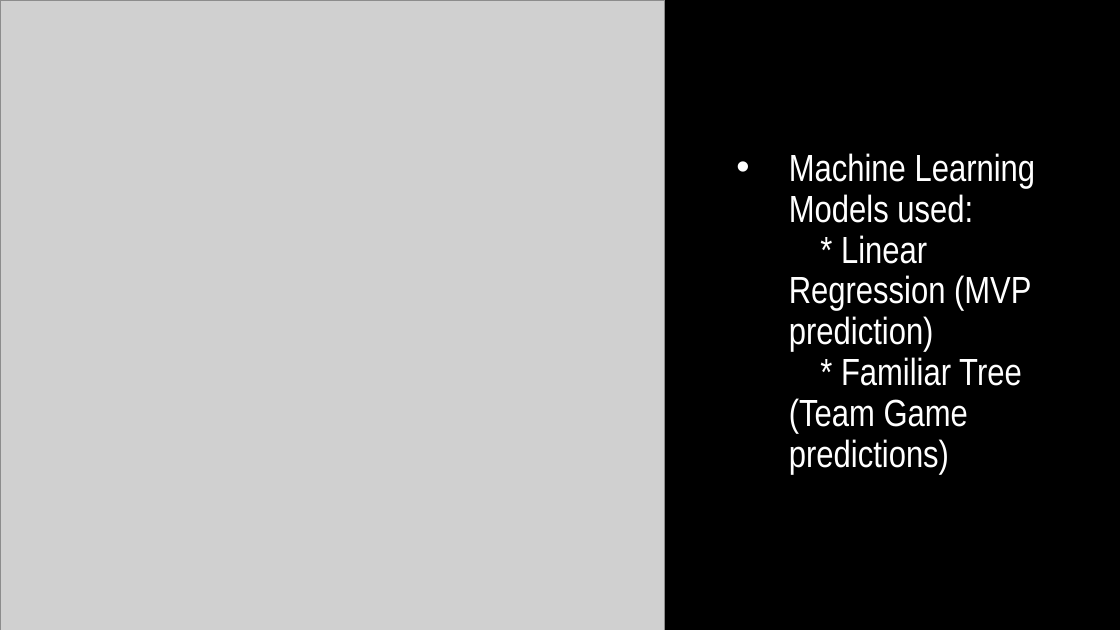
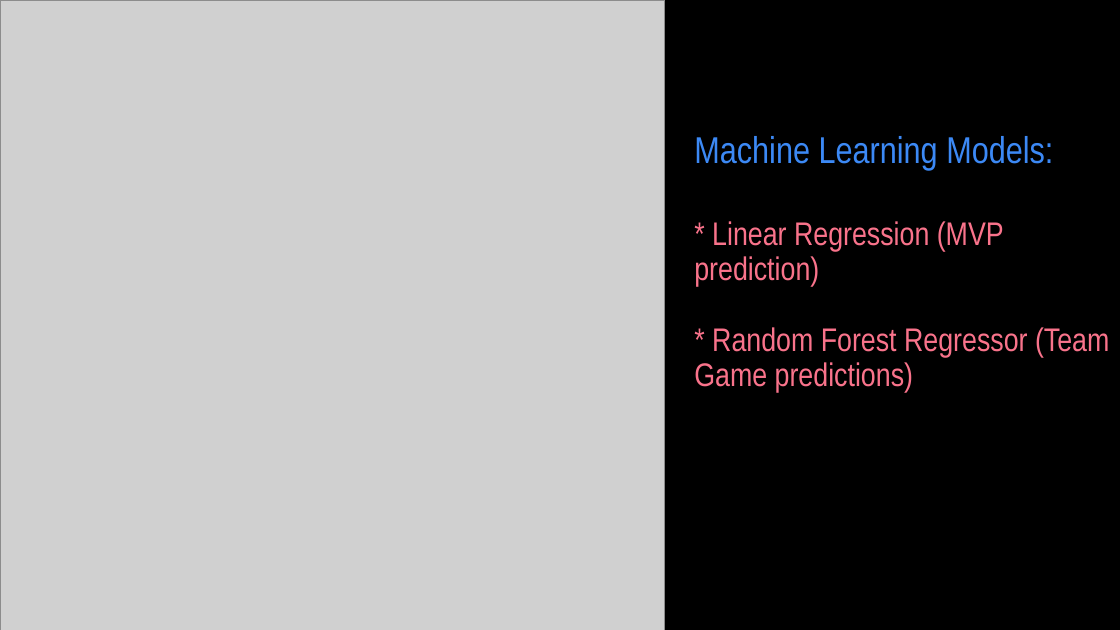
Before and after one commit to xbmm1/NBA-MoneyBall, a slide deck: slide 2 of 2023 NBA Finals Presentation_6.7.2023.pptx. Drawn at 1120x630 pixels with LibreOffice and Linux fonts; fonts in the diff are those of the drawing; grey boxes stand for pictures; background and template pictures are left out. Boxes give left, top, right and bottom in pixels: in the first picture for what was removed or moved away, otherwise in the second. Text is boxed around its words. In the diff, an @@ line names an element or a change of style, - is before the commit and + after.

Commit message:
slide deck

```diff
--- a/2023 NBA Finals Presentation_6.7.2023.pptx
+++ b/2023 NBA Finals Presentation_6.7.2023.pptx
@@ title at bbox=[694, 136, 1109, 392]: text changed; size 32.4 to 28 pt; text colour #FFFFFF to #F9738B @@
-• Machine Learning Models used:
-  * Linear Regression (MVP prediction)
-  * Familiar Tree (Team Game predictions)
+Machine Learning Models:
+* Linear Regression (MVP prediction)
+* Random Forest Regressor (Team Game predictions)
```
Also in this commit, not shown: 2 other slides changed, 1 slide added, 1 slide removed, 1 other file.
